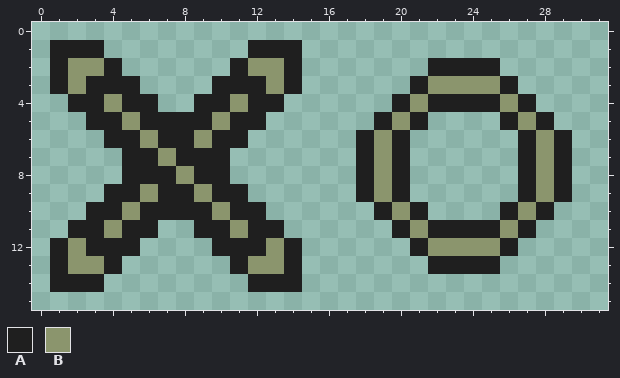
Edited in one commit: pixel-art sprite (Assets/Project/Sprites/Indicators.png). That is the earlier state.
The file is 32x16 pixels.
Palette (. is transparent): A #1f1f1f  B #8b956d
Pixels before, first column x 1:
 1 AAA........AAA...............
 2 ABBA......ABBA.......AAAA....
 3 ABAAA....AAABA......ABBBBA...
 4 .AABAA..AABAA......ABAAAABA..
 5 ..AABAAAABAA......ABA....ABA.
 6 ...AABAABAA......ABA......ABA
 7 ....AABAAA.......ABA......ABA
 8 ....AAABAA.......ABA......ABA
 9 ...AABAABAA......ABA......ABA
10 ..AABAAAABAA......ABA....ABA.
11 .AABAA..AABAA......ABAAAABA..
12 ABAAA....AAABA......ABBBBA...
13 ABBA......ABBA.......AAAA....
14 AAA........AAA...............
Once edited:
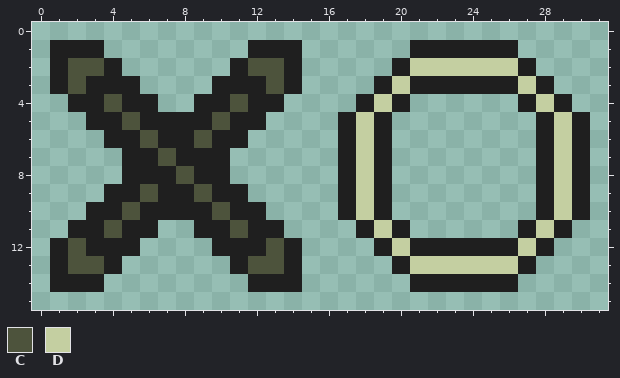
Colours new in this view: C #4d533c  D #c4cfa1
What changed:
Changed rows in their new state; - is an unchanged pixel.
first column x 2:
 1 -------------------AAAAAA----
 2 CC--------CC------ADDDDDDA---
 3 C----------C-----AD-AAAA-DA--
 4 --C------C------AD-......-DA-
 5 ---C----C------AD-..----..-DA
 6 ----C--C-------ADA.------.ADA
 7 -----C---------ADA.------.ADA
 8 ------C--------ADA.------.ADA
 9 ----C--C-------ADA.------.ADA
10 ---C----C------AD-..----..-DA
11 --C------C------AD-......-DA-
12 C----------C-----AD-AAAA-DA--
13 CC--------CC------ADDDDDDA---
14 -------------------AAAAAA----
Pixel boxes of the changes (left, top, right, bottom) in both pictures:
changed: (68, 40, 590, 292)
